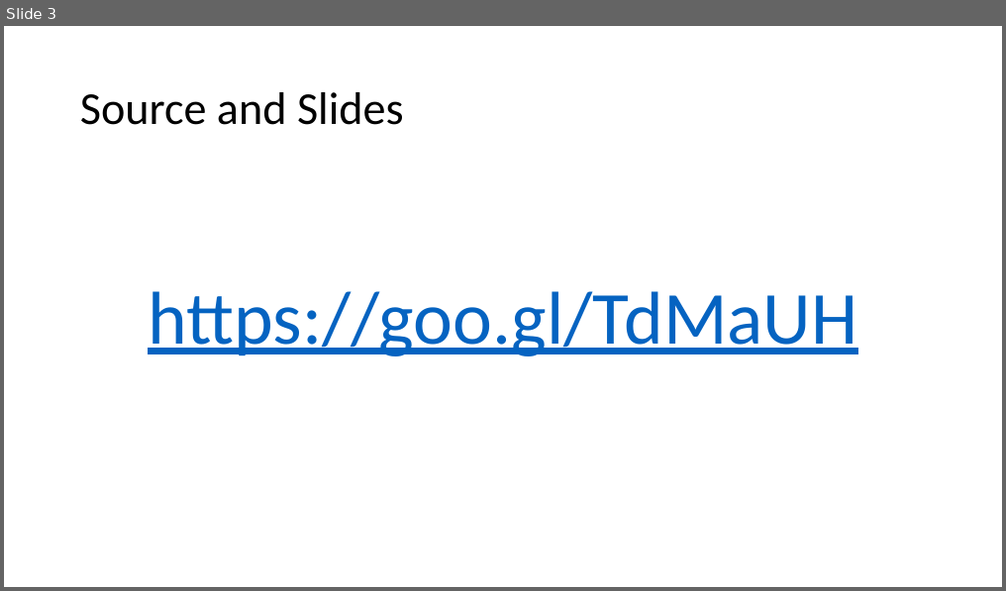
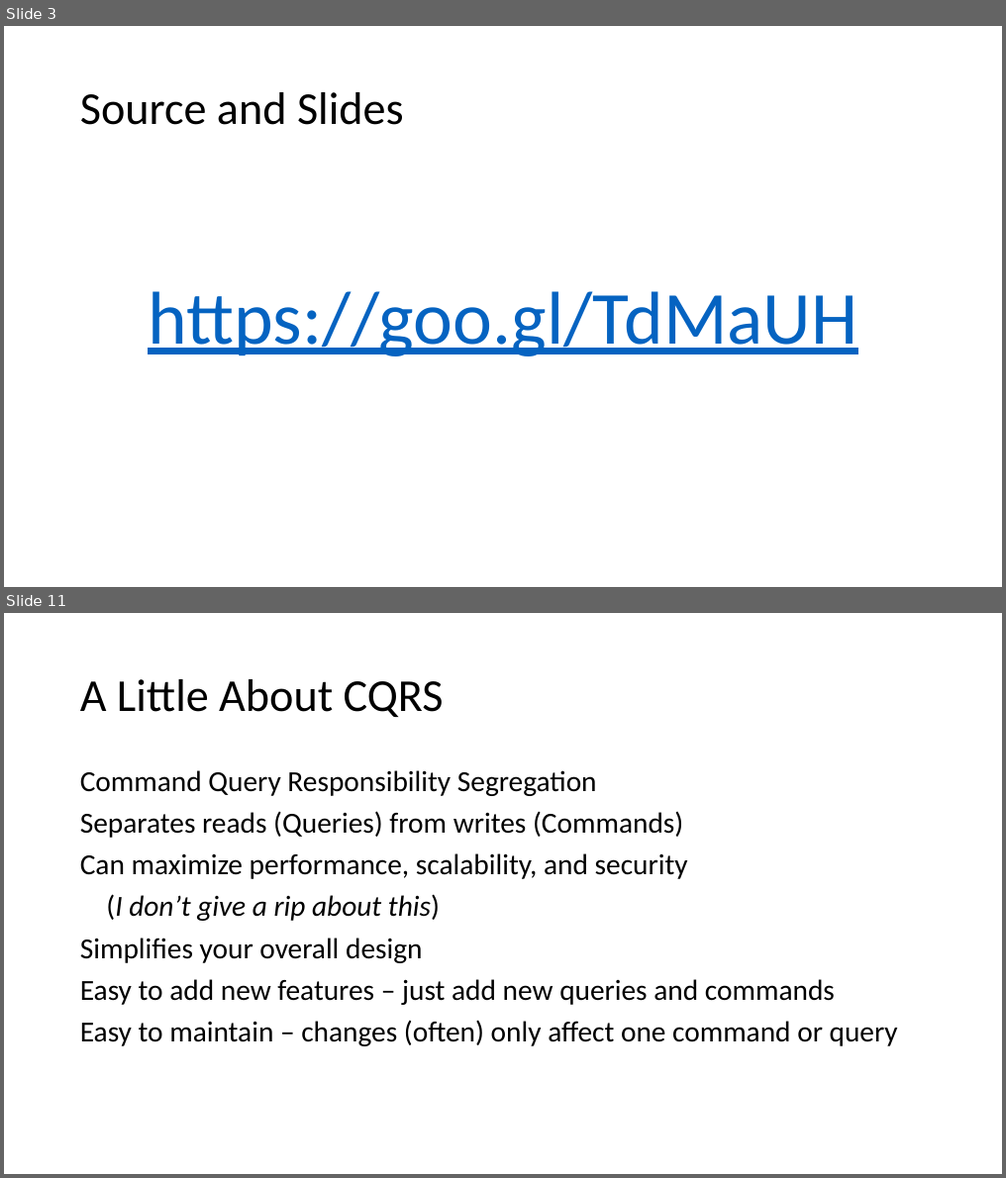
Before and after one commit to EnterpriseProductsLP/tag-tech-spikes, a slide deck: src/end-to-end-example/Presentation/Clean Architecture with .Net Core.pptx. Shown one above the other, each under a label of ours: slide 3 before the commit, slides 3 and 11 after it; the slides between them are not shown. The pictures are 1006x591 and 1006x1178 pixels, drawn with LibreOffice and Linux fonts; fonts in the diff are those of the drawing. Boxes give left, top, right and bottom in pixels: in the first picture for what was removed or moved away, otherwise in the second. Text is boxed around its words. In the diff, an @@ line names an element or a change of style, - is before the commit and + after.

```diff
--- a/src/end-to-end-example/Presentation/Clean Architecture with .Net Core.pptx
+++ b/src/end-to-end-example/Presentation/Clean Architecture with .Net Core.pptx
@@ slide 11 added at box(4, 613, 1002, 1174), background #FFFFFF @@
@@ title added at box(80, 679, 444, 717), 44 pt, text #000000 @@
+A Little About CQRS
@@ text added at box(80, 770, 898, 1047), 28 pt, text #000000 @@
+Command Query Responsibility Segregation
+Separates reads (Queries) from writes (Commands)
+Can maximize performance, scalability, and security
+(I don’t give a rip about this)
+Simplifies your overall design
+Easy to add new features – just add new queries and commands
+Easy to maintain – changes (often) only affect one command or query
```
Also in this commit, not shown: 2 slides changed, 7 other slides added, 22 other files.
